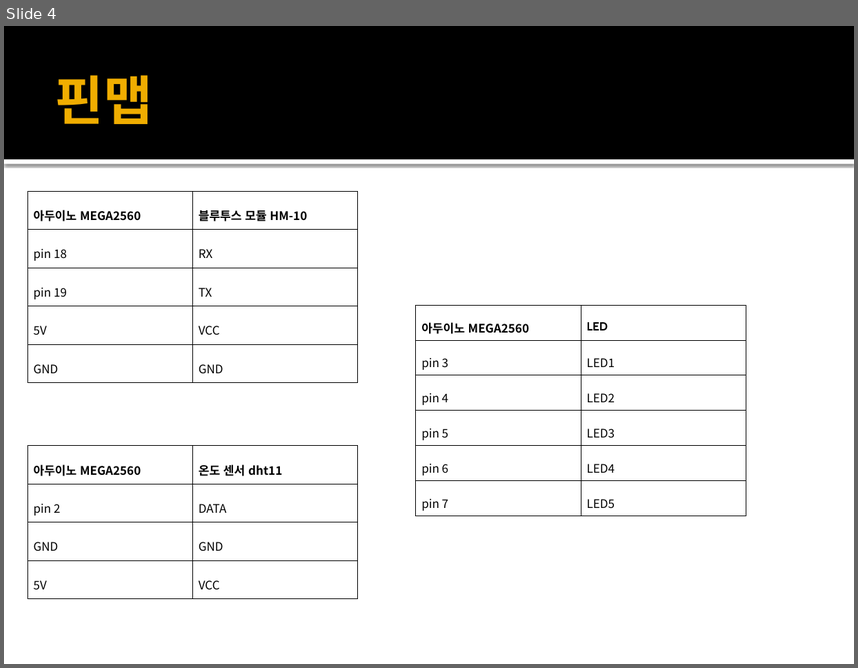
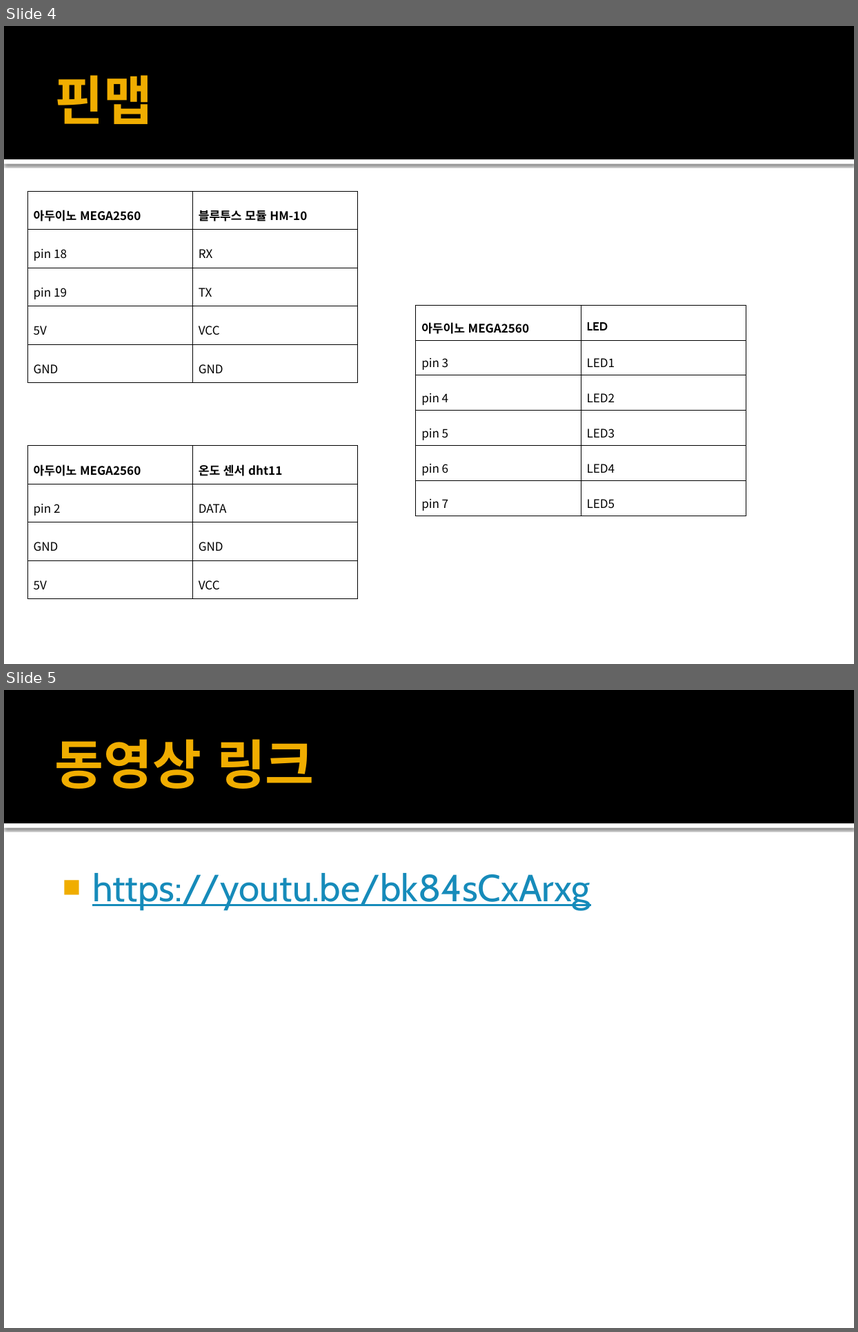
Before and after one commit to kutmicro/2015136102, a slide deck: 아이 보호기.pptx. Shown one above the other, each under a label of ours: slide 4 before the commit, slides 4 and 5 after it. The pictures are 858x668 and 858x1332 pixels, drawn with LibreOffice and Linux fonts; fonts in the diff are those of the drawing. Boxes give left, top, right and bottom in pixels: in the first picture for what was removed or moved away, otherwise in the second. Text is boxed around its words. In the diff, an @@ line names an element or a change of style, - is before the commit and + after.

```diff
--- a/아이 보호기.pptx
+++ b/아이 보호기.pptx
@@ slide 5 added at bbox=[4, 690, 854, 1328], background #FFFFFF; not listed: 2 template elements that a slide beside it also shows @@
@@ title added at bbox=[55, 739, 314, 789], 45 pt, text #F0AD00, bold @@
+동영상 링크
@@ text added at bbox=[92, 873, 590, 909], 32 pt, text #168BBA, underline @@
+■ https://youtu.be/bk84sCxArxg
```
Also in this commit, not shown: 2 other slides added.
